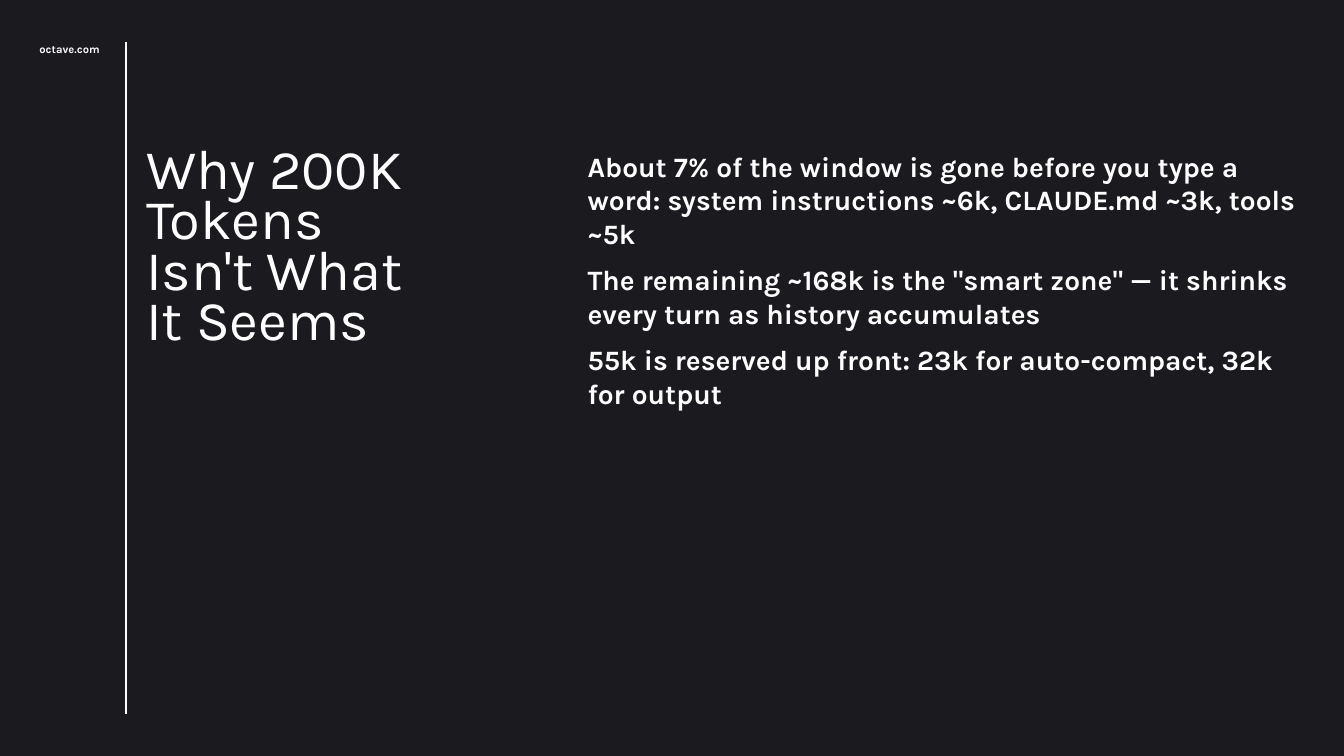
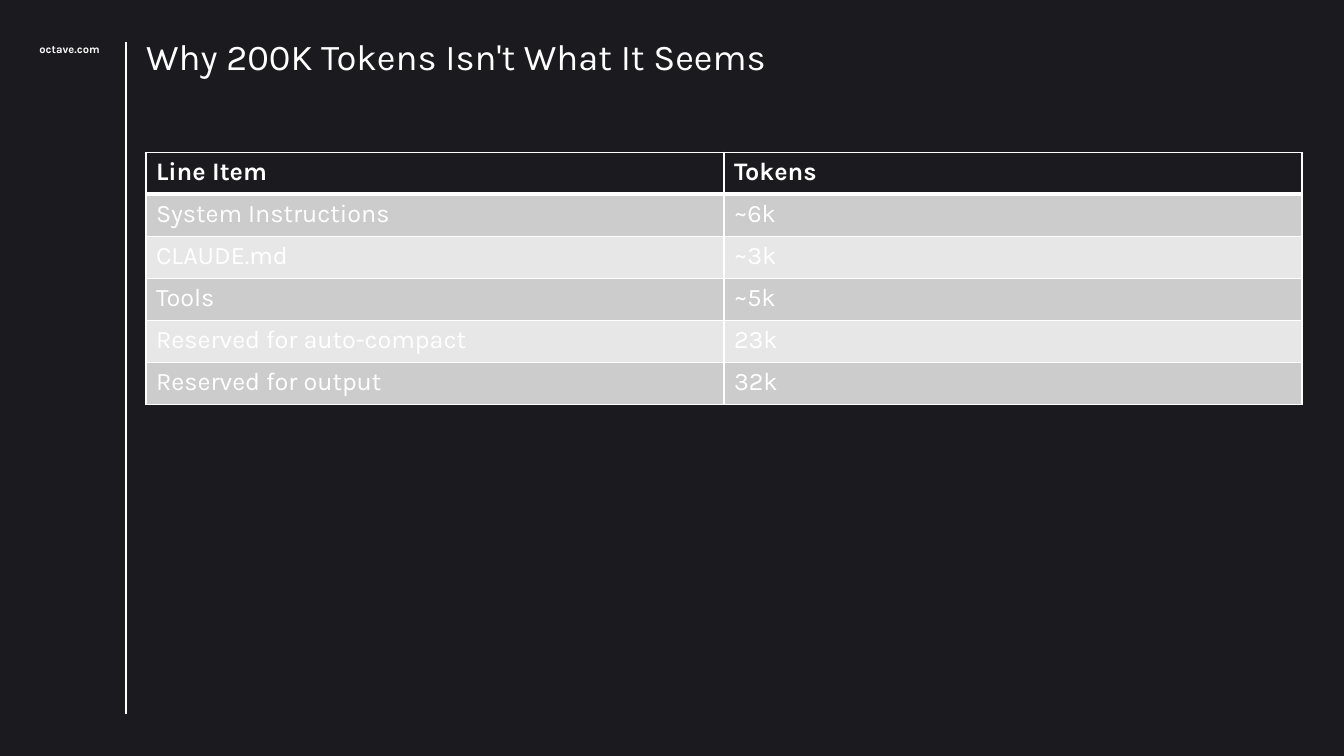
Before and after one commit to sunitghub/canon-skills, a slide deck: slide 2 of examples/octave-docs-demo/context-management-demo.pptx. Drawn at 1344x756 pixels with LibreOffice and Linux fonts; fonts in the diff are those of the drawing. Boxes give left, top, right and bottom in pixels: in the first picture for what was removed or moved away, otherwise in the second. Text is boxed around its words. In the diff, an @@ line names an element or a change of style, - is before the commit and + after.

```diff
--- a/examples/octave-docs-demo/context-management-demo.pptx
+++ b/examples/octave-docs-demo/context-management-demo.pptx
@@ title "Why 200K Tokens Isn't What ...": place and size @@
-title "Why 200K Tokens Isn't What ..." at box(146, 150, 403, 341)
+title "Why 200K Tokens Isn't What ..." at box(146, 45, 766, 79)
@@ title "Why 200K Tokens Isn't What ..." at box(146, 45, 766, 79): size 40 to 26 pt; line spacing 0.75 to 0.82 @@
@@ table added at box(146, 152, 1302, 404), 6 rows, 2 columns @@
+Line Item | Tokens
+System Instructions | ~6k
+CLAUDE.md | ~3k
+Tools | ~5k
+Reserved for auto-compact | 23k
+Reserved for output | 32k
@@ text removed at box(588, 157, 1295, 411) @@
-About 7% of the window is gone before you type a word: system instructions ~6k, CLAUDE.md ~3k, tools ~5k
-The remaining ~168k is the "smart zone" — it shrinks every turn as history accumulates
-55k is reserved up front: 23k for auto-compact, 32k for output
```
Also in this commit, not shown: 6 other files.
